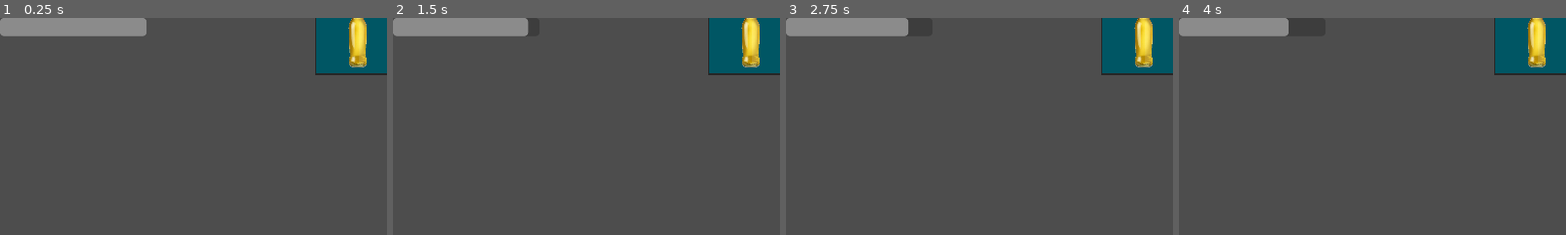
Above: before the commit, frames 1-4 (left to right).
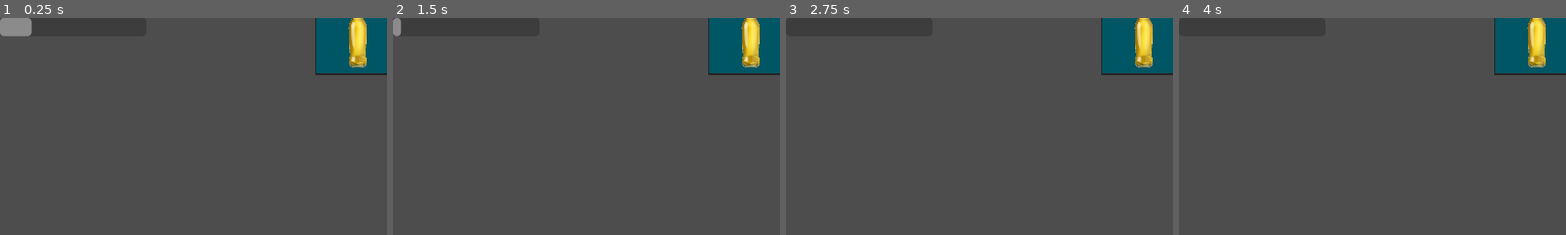
Above: after the commit, the same moments.

Repository: dueip/2024f_gamejam_misis
Game: Godot game, scene res://test_room.tscn
The game is run twice, just before and just after one commit, with the same random seed, the same clock (stepped at 60 frames per second) and the same inputs.
Inputs (mouse positions are % of the whole screen's width and height, from its top left):
- Up to frame 1 (0.25 s): no input
- Up to frame 2 (1.5 s): tap Enter at 0.5 s; move the mouse to (72, 45) at 0.52 s; hold D (character_right) 0.53-1.28 s; tap Space (character_dash) at 0.6, 1.25 s; click (72, 45) at 0.67 s; move the mouse to (30, 55) at 1.27 s; hold S (character_back) from 1.28 s (still down); tap Shift (character_run) at 1.35 s; click (30, 55) at 1.42 s
- Up to frame 3 (2.75 s): move the mouse to (60, 28) at 2.02 s; release S (character_back) at 2.03 s; hold D (character_right) from 2.03 s (still down); tap Space (character_dash) at 2.1 s; click (60, 28) at 2.17 s
- Up to frame 4 (4 s): tap Enter at 2.75 s; move the mouse to (45, 70) at 2.77 s; release D (character_right) at 2.78 s; hold W (character_up) 2.78-3.53 s; tap Shift (character_run) at 2.85 s; click (45, 70) at 2.92 s; move the mouse to (80, 65) at 3.52 s; hold A (character_left) from 3.53 s (still down); tap Space (character_dash) at 3.6 s; click (80, 65) at 3.67 s
The pictures show only the part of the screen within x 0-50%, y 0-50%; the shares and areas given below are measured in that part.

The runs differ from the first frame. In frame 1, 2.5% of the frame differs, in the area x 7-38%, y 0-9%; in frame 2, 2.8%, in the area x 1-36%, y 0-9%; in frame 3, 2.7%; in frame 4, 2.4%.

Commit message:
fix: play Принимать строку

Diff:
--- a/TW/TW.gd
+++ b/TW/TW.gd
@@ -7,9 +7,8 @@
 @export var minigame: Minigame
 @export var animation_speed: float = 1
 @export var animation_loop_time: float = 1
-@onready var sprite: Sprite3D = $Sprite3D
 @onready var animation_timer: Timer = $AnimationTimer
-
+@onready var player : Character = get_tree().get_first_node_in_group("Player")
 var change_sign: int = 1
 
 
@@ -21,6 +20,7 @@
 	return self
 
 func _ready():
+	var sprite: Sprite3D = minigame.get_node("Sprite3D")
 	var tween = get_tree().create_tween()
 	var vector_first = sprite.position
 	var vector_final = Vector3(sprite.position.x, sprite.position.y + 1, sprite.position.z)
@@ -28,23 +28,16 @@
 	tween.tween_property(sprite, "position", vector_first, animation_loop_time / 2).set_trans(tween.TRANS_SINE)
 	tween.set_speed_scale(animation_speed)
 	tween.set_loops()
-func animateSprite(seed):
 
-	sprite.position.y += animation_speed * exp(0.001 * seed) * change_sign
-	if (animation_timer.is_stopped()):
-		animation_timer.start(animation_loop_time)
 
-func _process(delta):
-	pass
-	#animateSprite(delta)
 
 func _on_mouse_entered():
-	minigame.startGame()
-	minigame.play()
+	player.current_minigame_focused = minigame
+	minigame.minigame_started.connect(player.on_minigame_started)
+	minigame.minigame_ended.connect(player._on_minigame_ended)
 
 
-func _on_animation_timer_timeout():
-	if change_sign == -1:
-		change_sign = 1
-	else:
-		change_sign = -1
+
+
+func _on_mouse_exited():
+	player.current_minigame_focused = null
--- a/TW/TW.tscn
+++ b/TW/TW.tscn
@@ -1,25 +1,17 @@
-[gd_scene load_steps=5 format=3 uid="uid://dr1t3444vuiws"]
+[gd_scene load_steps=4 format=3 uid="uid://dr1t3444vuiws"]
 
 [ext_resource type="Script" path="res://TW/TW.gd" id="1_leflx"]
 [ext_resource type="PackedScene" uid="uid://cbehqu0dsca77" path="res://minigames/minigame.tscn" id="2_m7cxr"]
-[ext_resource type="Texture2D" uid="uid://dmpc1jpv02y3f" path="res://sprites/coffee_popup.png" id="3_uwyy5"]
 
 [sub_resource type="BoxShape3D" id="BoxShape3D_olar8"]
 
-[node name="TW" type="Area3D" node_paths=PackedStringArray("minigame")]
-transform = Transform3D(1.21132, 0, 0, 0, 1.21132, 0, 0, 0, 1.21132, 0, 0, 0)
+[node name="TW" type="Area3D"]
 script = ExtResource("1_leflx")
-minigame = NodePath("minigame")
 
 [node name="minigame" parent="." instance=ExtResource("2_m7cxr")]
 
 [node name="CollisionShape3D" type="CollisionShape3D" parent="."]
 shape = SubResource("BoxShape3D_olar8")
 
-[node name="Sprite3D" type="Sprite3D" parent="."]
-transform = Transform3D(0.473099, 0, 0, 0, 0.388673, 0.269733, 0, -0.269733, 0.388673, 0, 0, 0)
-texture = ExtResource("3_uwyy5")
-
-[node name="AnimationTimer" type="Timer" parent="."]
-
-[connection signal="timeout" from="AnimationTimer" to="." method="_on_animation_timer_timeout"]
+[connection signal="mouse_entered" from="." to="." method="_on_mouse_entered"]
+[connection signal="mouse_exited" from="." to="." method="_on_mouse_exited"]
--- a/character.gd
+++ b/character.gd
@@ -1,4 +1,6 @@
 extends CharacterBody3D
+
+class_name Character
 
 @export
 var SPEED = 5.0
@@ -19,6 +21,14 @@
 @export
 var mouse_sens: float = 0.05
 
+
+var current_minigame_focused: Minigame = null
+
+var current_minigame: Minigame = null
+
+var is_in_minigame: bool = false
+
+var can_input: bool = true
 
 var speed_multiplyer: float = 1.0
 
@@ -42,19 +52,44 @@
 
 
 func _ready():
+	# var minigames: Minigame = get_tree().find_
 	seed("Byeworld".hash())
 	Input.warp_mouse(Vector2(self.position.x, self.position.y))
 	#Input.set_mouse_mode(Input.MOUSE_MODE_CONFINED_HIDDEN)
 
+func handle_minigame_input(input_event: InputEventKey):
+	if can_input:
+		if input_event.keycode == KEY_W:
+			current_minigame.play("w")
+		elif input_event.keycode == KEY_S:
+			current_minigame.play("s")
+		elif input_event.keycode == KEY_A:
+			current_minigame.play("a")
+		elif input_event.keycode == KEY_D:
+			current_minigame.play("d")
+		else:
+			current_minigame.play("")
 
 func _input(event):
+	if is_in_minigame:
+		if event is InputEventKey and not event.is_echo() and Input.is_key_pressed(event.keycode):
+			handle_minigame_input(event)
+		return
+	if event is InputEventMouseButton:
+		if event.button_index == MOUSE_BUTTON_LEFT && current_minigame_focused:
+			current_minigame_focused.startGame()
 	if event is InputEventMouse:
 		var camera = get_viewport().get_camera_3d()
 		$Body.look_at(calculatePositionToLookAt(event.position, self.position, camera))
 		$Body.rotate_y(deg_to_rad(180))
 
+func _process(delta):
+	if is_in_minigame:
+		return
 
 func _physics_process(delta):
+	if is_in_minigame:
+		return
 	var is_running: bool = Input.is_action_pressed("character_run")
 	if is_running:
 		running_mult = RUNNING_SPEED_MULT
@@ -90,3 +125,19 @@
 func _on_dash_timer_timeout():
 	speed_multiplyer = base_multiplyer
 	dash_timer.stop()
+
+func on_minigame_started(minigame: Minigame):
+	print("Minigame Started")
+	current_minigame = minigame
+	is_in_minigame = true
+
+func _on_minigame_ended(did_player_win: bool):
+	current_minigame = null
+	is_in_minigame = false
+
+
+func _on_timer_to_prevent_double_fires_timeout():
+	if can_input:
+		can_input = false
+	else:
+		can_input = true
--- /dev/null
+++ b/minigames/beer_minigame.gd
@@ -0,0 +1,28 @@
+extends Minigame
+
+@export var repetitions = 3
+@export var combination: Array[String]
+
+var current_repetition = 0
+var prev_input: String = ""
+
+func startGame():
+	emit_signal("minigame_started", self)
+
+func play(input: String):
+	print(input)
+	return
+	if prev_input.length() == 0:
+		if input != combination[0]:
+			endGame(false)
+			return
+	else:
+		if input != combination[1]:
+			endGame(false)
+			return
+	prev_input = input
+	if prev_input.length() > 0:
+		current_repetition += 1
+	if current_repetition == repetitions:
+		endGame(true)
+		return
--- /dev/null
+++ b/minigames/beer_minigame.tscn
@@ -0,0 +1,12 @@
+[gd_scene load_steps=3 format=3 uid="uid://ca2gl01dha7hl"]
+
+[ext_resource type="Script" path="res://minigames/beer_minigame.gd" id="1_rwy0d"]
+[ext_resource type="Texture2D" uid="uid://c552448uwim7m" path="res://sprites/beer_popup.png" id="2_i1et2"]
+
+[node name="beer_minigame" type="Node3D"]
+script = ExtResource("1_rwy0d")
+combination = Array[String](["w", "s"])
+
+[node name="Sprite3D" type="Sprite3D" parent="."]
+transform = Transform3D(1, 0, 0, 0, 0.707107, 0.707107, 0, -0.707107, 0.707107, 0, 0, 0)
+texture = ExtResource("2_i1et2")
--- a/minigames/coffee_minigame.gd
+++ b/minigames/coffee_minigame.gd
@@ -1,5 +1 @@
 extends Minigame
-
-
-func play():
-	print("Hello world!")
--- a/minigames/coffee_minigame.tscn
+++ b/minigames/coffee_minigame.tscn
@@ -1,6 +1,11 @@
-[gd_scene load_steps=2 format=3 uid="uid://bvxofregcai0m"]
+[gd_scene load_steps=3 format=3 uid="uid://bvxofregcai0m"]
 
 [ext_resource type="Script" path="res://minigames/coffee_minigame.gd" id="1_nmy15"]
+[ext_resource type="Texture2D" uid="uid://dmpc1jpv02y3f" path="res://sprites/coffee_popup.png" id="2_eix5y"]
 
 [node name="coffee_minigame" type="Node3D"]
 script = ExtResource("1_nmy15")
+
+[node name="Sprite3D" type="Sprite3D" parent="."]
+transform = Transform3D(1, 0, 0, 0, 0.763965, 0.645258, 0, -0.645258, 0.763965, 0, 0, 0)
+texture = ExtResource("2_eix5y")
--- a/minigames/minigame.gd
+++ b/minigames/minigame.gd
@@ -2,18 +2,19 @@
 class_name Minigame
 
 signal minigame_started(Minigame)
-signal minigame_ended
+signal minigame_ended(bool)
 
 @export var award: int
 @export var buff: int
 @export var cost: int
 
+
 func startGame():
 	emit_signal("minigame_started", self)
 
 
-func play():
-	pass
+func play(input: String):
+	print("helloworld")
 
-func endGame():
-	emit_signal("minigame_ended")
+func endGame(did_player_win: bool):
+	emit_signal("minigame_ended", did_player_win)
--- a/stamina_resource.tres
+++ b/stamina_resource.tres
@@ -4,6 +4,6 @@
 
 [resource]
 script = ExtResource("1_ix8cj")
-value = 1000.0
+value = 100.0
 min_value = 0.0
-max_value = 1000.0
+max_value = 500.0
--- a/test_tw.tscn
+++ b/test_tw.tscn
@@ -1,12 +1,15 @@
-[gd_scene load_steps=4 format=3 uid="uid://626ehrp4x5p8"]
+[gd_scene load_steps=5 format=3 uid="uid://626ehrp4x5p8"]
 
 [ext_resource type="PackedScene" uid="uid://ukij8uagjnc7" path="res://test_room.tscn" id="1_ju52g"]
 [ext_resource type="PackedScene" uid="uid://dr1t3444vuiws" path="res://TW/TW.tscn" id="2_fbpmy"]
 [ext_resource type="PackedScene" uid="uid://bvxofregcai0m" path="res://minigames/coffee_minigame.tscn" id="3_3feon"]
+[ext_resource type="PackedScene" uid="uid://ca2gl01dha7hl" path="res://minigames/beer_minigame.tscn" id="4_g6pux"]
 
 [node name="test_tw" type="Node3D"]
 
 [node name="TestRoom" parent="." instance=ExtResource("1_ju52g")]
+
+[node name="Character" parent="TestRoom" index="1" groups=["Player"]]
 
 [node name="DirectionalLight3D" parent="TestRoom" index="2"]
 visible = false
@@ -41,7 +44,7 @@
 
 [node name="pab_tw" parent="." node_paths=PackedStringArray("minigame") instance=ExtResource("2_fbpmy")]
 transform = Transform3D(-0.999989, 0, 0.00466003, 0, 1, 0, -0.00466003, 0, -0.999989, -6.11301, 5.52796, 3.61969)
-minigame = NodePath("../coffee_tw/coffee_minigame")
+minigame = NodePath("beer_minigame")
 
 [node name="OmniLight3D" type="OmniLight3D" parent="pab_tw"]
 transform = Transform3D(1, 0, 0, 0, 1, 0, 0, 0, 1, 0.142787, 0.505487, 0.175553)
@@ -58,9 +61,6 @@
 omni_range = 6.997
 omni_attenuation = 1.46409
 
-[node name="coffee_minigame" parent="pab_tw" instance=ExtResource("3_3feon")]
-
-[connection signal="mouse_entered" from="coffee_tw" to="coffee_tw" method="_on_mouse_entered"]
-[connection signal="mouse_entered" from="pab_tw" to="pab_tw" method="_on_mouse_entered"]
+[node name="beer_minigame" parent="pab_tw" instance=ExtResource("4_g6pux")]
 
 [editable path="TestRoom"]
Binary file added: sprites/beer_popup.png
Not shown, added: sprites/beer_popup.png.import
